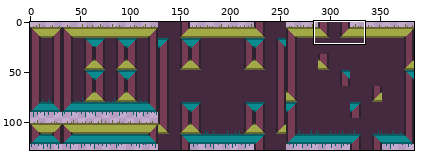
Sprite sheet -- sprites/tileset.png. The first picture is a wide view before the edit; the outline marks the close-up.
Close-up. Before:
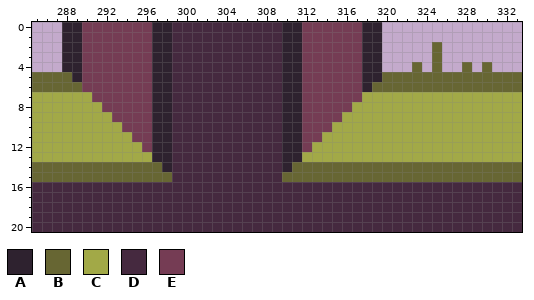
The file is 384x128 pixels. Shown: x 285..333, y 0..20. The commit also changed other parts of the picture, which this record leaves out.
Palette (. is transparent): A #2e222f  B #676633  C #a2a947  D #45293f  E #753c54
Pixels before, first column x 285:
 0 ...AAEEEEEEEAADDDDDDDDDDDAAEEEEEEAA..............
 1 ...AAEEEEEEEAADDDDDDDDDDDAAEEEEEEAA..............
 2 ...AAEEEEEEEAADDDDDDDDDDDAAEEEEEEAA.....B........
 3 ...AAEEEEEEEAADDDDDDDDDDDAAEEEEEEAA.....B........
 4 ...AAEEEEEEEAADDDDDDDDDDDAAEEEEEEAA...B.B..B.B...
 5 BBBBAEEEEEEEAADDDDDDDDDDDAAEEEEEEAABBBBBBBBBBBBBB
 6 BBBBBEEEEEEEAADDDDDDDDDDDAAEEEEEEABBBBBBBBBBBBBBB
 7 CCCCCCEEEEEEAADDDDDDDDDDDAAEEEEEECCCCCCCCCCCCCCCC
 8 CCCCCCCEEEEEAADDDDDDDDDDDAAEEEEECCCCCCCCCCCCCCCCC
 9 CCCCCCCCEEEEAADDDDDDDDDDDAAEEEECCCCCCCCCCCCCCCCCC
10 CCCCCCCCCEEEAADDDDDDDDDDDAAEEECCCCCCCCCCCCCCCCCCC
11 CCCCCCCCCCEEAADDDDDDDDDDDAAEECCCCCCCCCCCCCCCCCCCC
12 CCCCCCCCCCCEAADDDDDDDDDDDAAECCCCCCCCCCCCCCCCCCCCC
13 CCCCCCCCCCCCAADDDDDDDDDDDAACCCCCCCCCCCCCCCCCCCCCC
14 BBBBBBBBBBBBBADDDDDDDDDDDABBBBBBBBBBBBBBBBBBBBBBB
15 BBBBBBBBBBBBBBDDDDDDDDDDDBBBBBBBBBBBBBBBBBBBBBBBB
16 DDDDDDDDDDDDDDDDDDDDDDDDDDDDDDDDDDDDDDDDDDDDDDDDD
17 DDDDDDDDDDDDDDDDDDDDDDDDDDDDDDDDDDDDDDDDDDDDDDDDD
18 DDDDDDDDDDDDDDDDDDDDDDDDDDDDDDDDDDDDDDDDDDDDDDDDD
19 DDDDDDDDDDDDDDDDDDDDDDDDDDDDDDDDDDDDDDDDDDDDDDDDD
20 DDDDDDDDDDDDDDDDDDDDDDDDDDDDDDDDDDDDDDDDDDDDDDDDD
After:
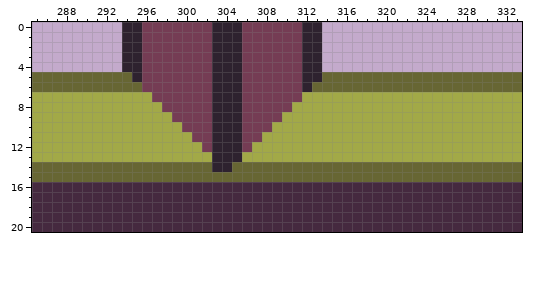
From old to new:
{"y":0,"x":288,"old":"AAEEEEEE","new":"......AA"}
{"y":0,"x":297,"old":"AADDDDDDDDDDDAAEEEEEEAA","new":"EEEEEEAAAEEEEEEAA......"}
{"y":1,"x":288,"old":"AAEEEEEE","new":"......AA"}
{"y":1,"x":297,"old":"AADDDDDDDDDDDAAEEEEEEAA","new":"EEEEEEAAAEEEEEEAA......"}
{"y":2,"x":288,"old":"AAEEEEEE","new":"......AA"}
{"y":2,"x":297,"old":"AADDDDDDDDDDDAAEEEEEEAA","new":"EEEEEEAAAEEEEEEAA......"}
{"y":2,"x":325,"old":"B","new":"."}
{"y":3,"x":288,"old":"AAEEEEEE","new":"......AA"}
{"y":3,"x":297,"old":"AADDDDDDDDDDDAAEEEEEEAA","new":"EEEEEEAAAEEEEEEAA......"}
{"y":3,"x":325,"old":"B","new":"."}
{"y":4,"x":288,"old":"AAEEEEEE","new":"......AA"}
{"y":4,"x":297,"old":"AADDDDDDDDDDDAAEEEEEEAA","new":"EEEEEEAAAEEEEEEAA......"}
{"y":4,"x":323,"old":"B","new":"."}
{"y":4,"x":325,"old":"B","new":"."}
{"y":4,"x":328,"old":"B","new":"."}
{"y":4,"x":330,"old":"B","new":"."}
{"y":5,"x":289,"old":"AEEEEEE","new":"BBBBBBA"}
{"y":5,"x":297,"old":"AADDDDDDDDDDDAAEEEEEEAA","new":"EEEEEEAAAEEEEEEAABBBBBB"}
{"y":6,"x":290,"old":"EEEEEE","new":"BBBBBB"}
{"y":6,"x":297,"old":"AADDDDDDDDDDDAAEEEEEEA","new":"EEEEEEAAAEEEEEEABBBBBB"}
{"y":7,"x":291,"old":"EEEEEEAADDDDDDDDDDDAAEEEEEE","new":"CCCCCCEEEEEEAAAEEEEEECCCCCC"}
{"y":8,"x":292,"old":"EEEEEAADDDDDDDDDDDAAEEEEE","new":"CCCCCCEEEEEAAAEEEEECCCCCC"}
{"y":9,"x":293,"old":"EEEEAADDDDDDDDDDDAAEEEE","new":"CCCCCCEEEEAAAEEEECCCCCC"}
{"y":10,"x":294,"old":"EEEAADDDDDDDDDDDAAEEE","new":"CCCCCCEEEAAAEEECCCCCC"}
{"y":11,"x":295,"old":"EEAADDDDDDDDDDDAAEE","new":"CCCCCCEEAAAEECCCCCC"}
{"y":12,"x":296,"old":"EAADDDDDDDDDDDAAE","new":"CCCCCCEAAAECCCCCC"}
{"y":13,"x":297,"old":"AADDDDDDDDDDDAA","new":"CCCCCCAAACCCCCC"}
{"y":14,"x":298,"old":"ADDDDDDDDDDDA","new":"BBBBBAABBBBBB"}
{"y":15,"x":299,"old":"DDDDDDDDDDD","new":"BBBBBBBBBBB"}
{"label":"changed","picture_box":[62,22,492,182]}
